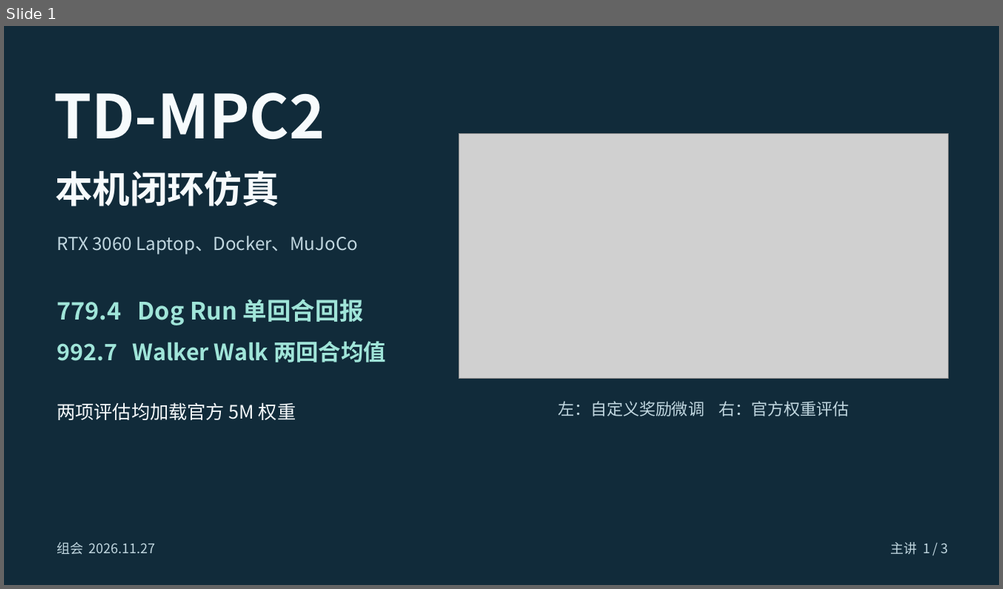
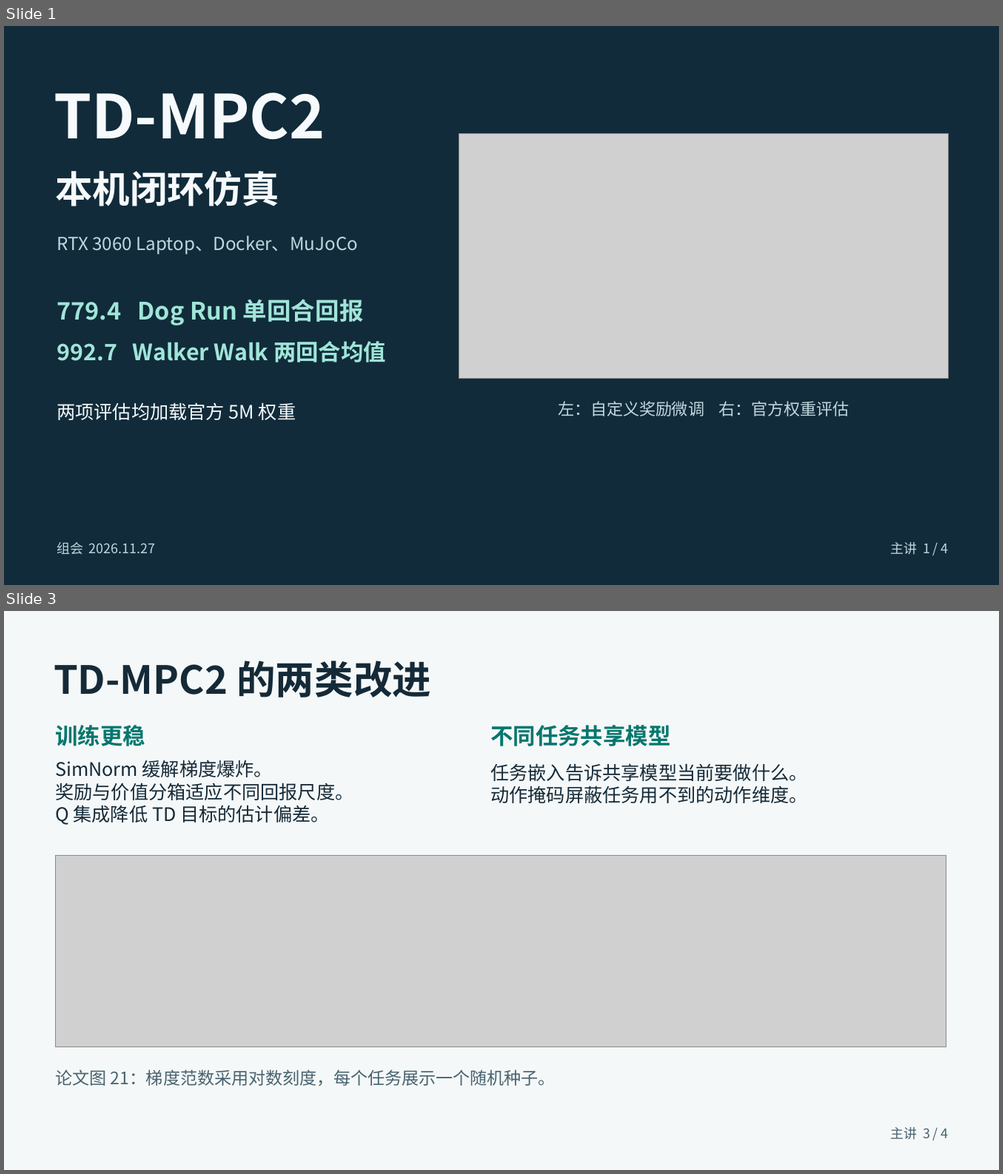
Before and after one commit to tungchiahui/tungchiahui_content, a slide deck: content/posts/2026-11-27-组会-TD-MPC2-主讲稿.pptx. Shown one above the other, each under a label of ours: slide 1 before the commit, slides 1 and 3 after it; the slides between them are not shown. The pictures are 1003x589 and 1003x1174 pixels, drawn with LibreOffice and Linux fonts; fonts in the diff are those of the drawing; grey boxes stand for pictures. Boxes give left, top, right and bottom in pixels: in the first picture for what was removed or moved away, otherwise in the second. Text is boxed around its words. In the diff, an @@ line names an element or a change of style, - is before the commit and + after.

```diff
--- a/content/posts/2026-11-27-组会-TD-MPC2-主讲稿.pptx
+++ b/content/posts/2026-11-27-组会-TD-MPC2-主讲稿.pptx
@@ slide 3 added at [4, 611, 999, 1170], background #F5F8F8 @@
@@ text added at [54, 661, 431, 698], 37.5 pt, text #152A38, bold @@
+TD-MPC2 的两类改进
@@ text added at [55, 725, 145, 746], 21.8 pt, text #06776E, bold @@
+训练更稳
@@ text added at [490, 725, 670, 746], 21.8 pt, text #06776E, bold @@
+不同任务共享模型
@@ text added at [55, 760, 353, 825], 18 pt, text #152A38 @@
+SimNorm 缓解梯度爆炸。
+奖励与价值分箱适应不同回报尺度。
+Q 集成降低 TD 目标的估计偏差。
@@ text added at [490, 763, 807, 803], 18 pt, text #152A38 @@
+任务嵌入告诉共享模型当前要做什么。
+动作掩码屏蔽任务用不到的动作维度。
@@ picture added at [56, 856, 946, 1048] @@
@@ text added at [55, 1070, 555, 1086], 16.5 pt, text #486370 @@
+论文图 21：梯度范数采用对数刻度，每个任务展示一个随机种子。
@@ text added at [890, 1128, 948, 1140], 12.8 pt, text #486370 @@
+主讲 3 / 4
@@ slide 1 changed as well @@
@@ text at [890, 543, 948, 555]: text changed @@
-主讲 1 / 3
+主讲 1 / 4
```
Also in this commit, not shown: 2 other slides changed, 1 other file.
